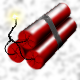
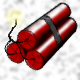
Two versions of the same layered image (80×80). Layer-by-layer changes:
added layer "Layer #7" above "Layer #8" over [5, 1, 79, 72]
added layer "Layer #8" above "Layer #4" over [37, 13, 65, 52]
hid "Layer #4", moved it above "Layer #2" over [37, 13, 65, 52]
